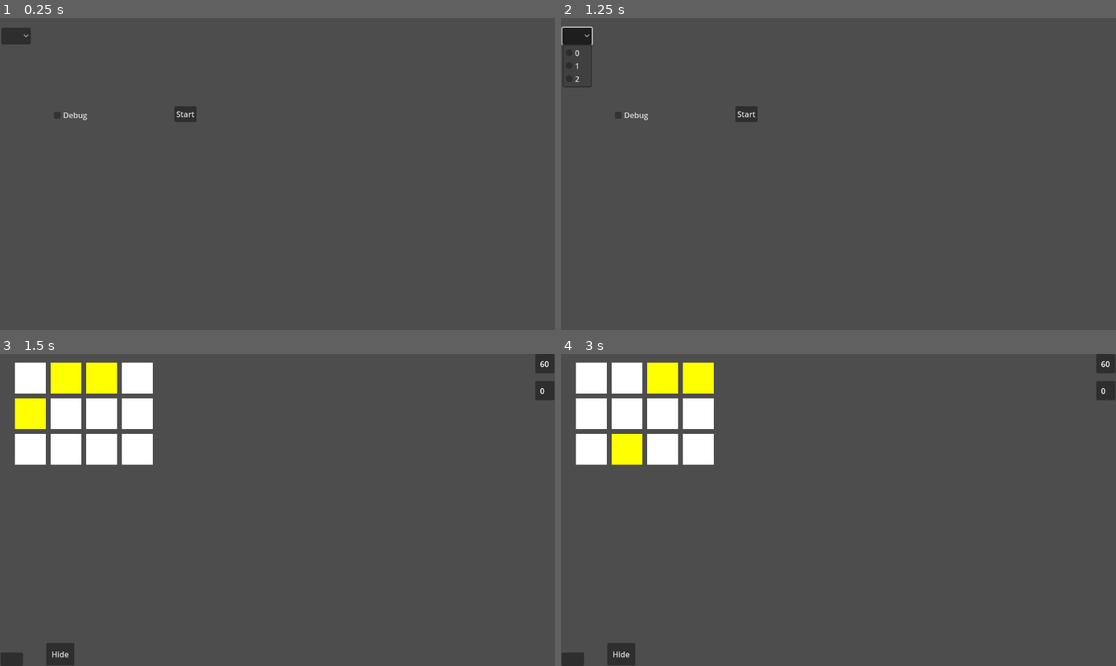
Above: before the commit, frames 1-4 (two rows, left to right).
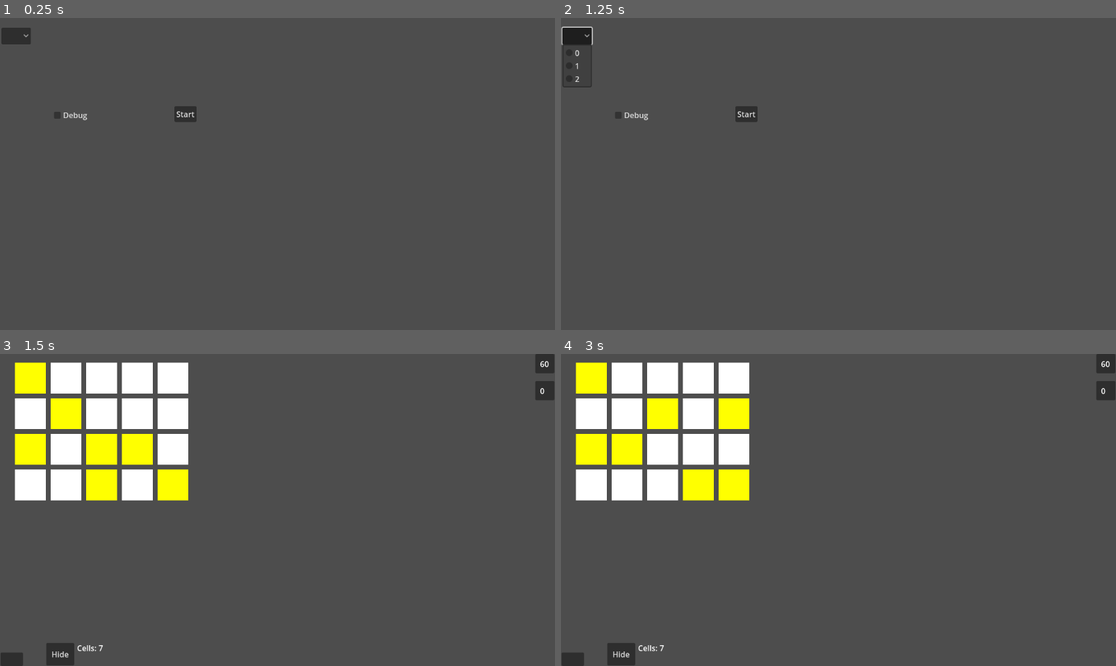
Above: after the commit, the same moments.

Repository: Joen-club/BrainTrainer
Game: Godot game, scene res://RememberCells.tscn
Same seed, same stepped clock (60 frames per second), same inputs: the game is played once before the commit and once after it. The project has no main scene, so this scene is started directly. The engine's default icon, where the game draws it, is replaced by a stand-in: a white triangle on a blue panel in a dark square.
Inputs (mouse positions are in pixels of both pictures, inside the frame that each line leads up to):
- Up to frame 1 (0.25 s): no input
- Up to frame 2 (1.25 s): click (577, 36) at 0.5 s
- Up to frame 3 (1.5 s): click "Start" at 1.25 s
- Up to frame 4 (3 s): click (572, 659) at 2 s; click "Start" at 2.75 s

Frames 1-2 are identical in both runs. In frame 3, 9.0% of the frame differs, in the area x 2-34%, y 2-96%; in frame 4, 7.3%.

Commit message:
Clean up; new game CardComparison

Diff:
--- a/superiorwikium/DataBase.gd
+++ b/superiorwikium/DataBase.gd
@@ -2,8 +2,11 @@
 
 var debug: bool = false
 
+#var file_name: String
+
 #Several nodes access this dict, but each key must be accessed only one time
 var database: Dictionary = {
+	"File_name": null,
 	"Game_mode": null,
 	"Score": null,
 	"Date": null,
@@ -16,8 +19,8 @@
 	if debug: return
 	for i in new_data.keys():
 		if database[i] != null:
+			print_debug(str(database[i])+ " Shoudn't have a value. Has it been accessed multiple times?")
 			breakpoint
-			print_debug(str(database[i])+ " Shoudn't have a value. Has it been accessed multiple times?")
 		database[i] = new_data[i]
 	if database["Date"] == null:
 		get_current_date_time()
@@ -27,7 +30,10 @@
 func get_current_date_time():
 	var date_time = Time.get_datetime_dict_from_system()
 	database["Date"] = str(date_time['year'])+ "-" + str(date_time['month']) +"-" + str(date_time['day'])
-	database["Time"] = str(date_time['hour'])+":"+str(date_time['minute'])
+	var proper_minute: String = str(date_time['minute']) #By default the time "4:01" will be "4:1"
+	if date_time['minute'] < 10:
+		proper_minute = "0" +proper_minute
+	database["Time"] = str(date_time['hour'])+":"+proper_minute
 
 #If all entries have been filled, the Database is ready to be written
 func database_ready() -> bool:
@@ -37,7 +43,7 @@
 	return true
 
 func create_new_entry():
-	var file_path = "user://week1.csv" #Change the name of the file accordingly
+	var file_path = "user://" + database["File_name"] + ".csv" #Change the name of the file accordingly
 	var is_new_file = not FileAccess.file_exists(file_path)
 	var file: FileAccess
 
--- a/superiorwikium/GridMatrix.gd
+++ b/superiorwikium/GridMatrix.gd
@@ -1,36 +1,42 @@
 extends Control
 
-@onready var grid = $Grid
+@onready var grid: GridContainer = $Grid
+@onready var amount_of_clicks_indicator: Label = $AmountOfClicks
 
 var tile_pressed: Callable = _on_tile_pressed
 var chosen_cells: Array = []
 
-var amount_of_clicks: int #How to name it properly?
+var amount_of_clicks: int : set = display_amount_of_clicks #How to name it properly?
 var game_started: bool = false
 
 @export var rows: int = 2
-@export var columns: int = 4
+@export var columns: int = 2
 
 @warning_ignore("unused_signal")
 signal next_grid
 
 signal input_check
 
+func _ready():
+	amount_of_clicks_indicator.text = "Cells: "+ str(amount_of_clicks)
+
 func create_grid(new_level: int):
 	grid = get_child(0)
 	grid.columns = columns
 	check_level(new_level)
-	#columns = new_level #Temp
 	var new_grid: Array = []
 	for cell in rows*columns:
 		new_grid.append(create_new_cell())
 	choose_cells(new_grid, new_level)
 
 func check_level(new_level: int):
-	if new_level > 12: return
-	if new_level % 2 ==0:
-		add_rows()
-	else: add_columns()
+	if new_level <=1: return
+	if new_level > 12: new_level = 12
+	for i in new_level-1:
+		if i % 2 ==0:
+			add_columns()
+		else: add_rows()
+	#if new_level % 2 ==0:
 
 func add_rows():
 	rows += 1
@@ -39,12 +45,19 @@
 	grid.columns +=1
 	columns = grid.columns
 
+func display_amount_of_clicks(value):
+	amount_of_clicks = value
+	if !is_node_ready():
+		return
+
+	amount_of_clicks_indicator.text = "Cells: "+ str(amount_of_clicks)
+
 func choose_cells(new_grid: Array, new_level: int):
 	for k in new_level+1:
 		var chosen_cell = new_grid.find(new_grid.pick_random())
 		new_grid[chosen_cell].modulate = Color(1, 1, 0)
 		chosen_cells.append(new_grid.pop_at(chosen_cell))
-	amount_of_clicks = chosen_cells.size()
+	self.amount_of_clicks = chosen_cells.size()
 
 func create_new_cell() -> TextureButton:
 	var new_tile = TextureButton.new()
@@ -53,7 +66,7 @@
 	grid.add_child(new_tile)
 	return new_tile
 
-func _on_tile_pressed(tile):
+func _on_tile_pressed(tile: TextureButton):
 	if !game_started: return
 	if tile.modulate != Color(1, 1, 1): return
 
@@ -64,13 +77,16 @@
 		tile.modulate = Color(1, 0, 0)
 		emit_signal("input_check", false)
 		"""-points"""
+	tile.texture_hover = null
 
-	amount_of_clicks -=1
+	self.amount_of_clicks -= 1
 	if amount_of_clicks <= 0:
 		game_started = false
 		emit_signal("next_grid")
 
 func hide_cells() -> void:
+	for i in grid.get_children():
+		i.texture_hover = load("res://Assets/TileSelected.png")
 	for k in chosen_cells:
 		k.modulate = Color(1,1,1)
 
--- a/superiorwikium/RememberCells.tscn
+++ b/superiorwikium/RememberCells.tscn
@@ -29,7 +29,8 @@
 mouse_filter = 2
 script = ExtResource("1_4kpxh")
 grid = ExtResource("2_x524u")
-level = 2
+level_initial = 6
+file_name = "cells"
 
 [node name="HUD" parent="Main/RememberCellsManager" instance=ExtResource("3_22o4q")]
 
--- /dev/null
+++ b/superiorwikium/card_manager.gd
@@ -0,0 +1,47 @@
+extends Control
+"""Прогрессирующая сложность"""
+@export var card: PackedScene
+@export var seeds: Array = [1,2,3]
+
+@onready var card_container = $HBoxContainer
+@onready var HUD = $HUD
+
+var values: Dictionary = {"Left": 0,
+						"Right": 0}
+
+var correct_input: String
+
+func start(settings: Dictionary):
+	if settings["Seed"] != 0:
+		seed(settings["Seed"])
+	new_cycle()
+	HUD.start()
+
+func new_cycle():
+	for child in card_container.get_children():
+		child.queue_free()
+	create_card("Left")
+	create_card("Right")
+	determine_greater_value()
+
+func create_card(left_right: String):
+	var new_card = card.instantiate()
+	card_container.add_child(new_card)
+	values[left_right] = new_card.value
+
+func determine_greater_value():
+	if values['Left'] > values['Right']:
+		correct_input = "Left"
+	else: correct_input = "Right"
+
+func _input(event: InputEvent) -> void:
+	for action in values.keys(): #Only registering the necessary inputs
+		if event.is_action_pressed(action):
+			if action == correct_input:
+				HUD.adjust_score(200)
+			else: HUD.adjust_score(-200)
+			new_cycle()
+
+func end(_finished: bool = false) -> void:
+	for i in card_container.get_children():
+		i.queue_free()
--- /dev/null
+++ b/superiorwikium/card_manager.tscn
@@ -0,0 +1,31 @@
+[gd_scene load_steps=3 format=3 uid="uid://cmbjyk2nmghqe"]
+
+[ext_resource type="Script" path="res://card_manager.gd" id="1_3lti1"]
+[ext_resource type="PackedScene" uid="uid://cuc1eebk3p4ar" path="res://value_container.tscn" id="2_2kwn6"]
+
+[node name="CardManager" type="Control"]
+layout_mode = 3
+anchors_preset = 15
+anchor_right = 1.0
+anchor_bottom = 1.0
+grow_horizontal = 2
+grow_vertical = 2
+mouse_filter = 2
+script = ExtResource("1_3lti1")
+card = ExtResource("2_2kwn6")
+
+[node name="HBoxContainer" type="HBoxContainer" parent="."]
+layout_mode = 1
+anchors_preset = 8
+anchor_left = 0.5
+anchor_top = 0.5
+anchor_right = 0.5
+anchor_bottom = 0.5
+offset_left = -320.0
+offset_top = -106.0
+offset_right = 302.0
+offset_bottom = 128.0
+grow_horizontal = 2
+grow_vertical = 2
+mouse_filter = 2
+theme_override_constants/separation = 500
--- /dev/null
+++ b/superiorwikium/card_settings.gd
@@ -0,0 +1,11 @@
+extends Settings
+
+var seeds: Dictionary = {
+	0: 0,
+	1: 1,
+	2: 2,
+	3: 3
+}
+
+func _ready() -> void:
+	setting_dicts = {"Seed": seeds}
--- /dev/null
+++ b/superiorwikium/compare_cards.tscn
@@ -0,0 +1,40 @@
+[gd_scene load_steps=6 format=3 uid="uid://78jsc2bd8il8"]
+
+[ext_resource type="PackedScene" uid="uid://cevyu3kf8tcsh" path="res://SceneHead.tscn" id="1_y1f7s"]
+[ext_resource type="PackedScene" uid="uid://cmbjyk2nmghqe" path="res://card_manager.tscn" id="2_76ahc"]
+[ext_resource type="PackedScene" uid="uid://bfrlfwoa4xm7k" path="res://hud.tscn" id="3_3hfwm"]
+[ext_resource type="PackedScene" uid="uid://cxwbbpcqemok2" path="res://Settings.tscn" id="3_oag24"]
+[ext_resource type="Script" path="res://card_settings.gd" id="4_iiyao"]
+
+[node name="CompareCards" type="Node"]
+
+[node name="Main" parent="." instance=ExtResource("1_y1f7s")]
+settings_path = NodePath("Settings")
+game_manager_path = NodePath("CardManager")
+
+[node name="CardManager" parent="Main" instance=ExtResource("2_76ahc")]
+visible = false
+
+[node name="HUD" parent="Main/CardManager" instance=ExtResource("3_3hfwm")]
+time_remains_default = 4
+
+[node name="Settings" parent="Main" instance=ExtResource("3_oag24")]
+mouse_filter = 2
+script = ExtResource("4_iiyao")
+settings = {
+"Seed": 0
+}
+
+[node name="OptionButton" parent="Main/Settings" index="0"]
+mouse_filter = 1
+selected = 0
+item_count = 4
+popup/item_0/text = "Random"
+popup/item_3/text = "3"
+popup/item_3/id = 3
+
+[connection signal="time_is_up" from="Main/CardManager/HUD" to="Main/CardManager" method="end"]
+[connection signal="item_selected" from="Main/Settings/OptionButton" to="Main/Settings" method="_on_item_selected" binds= ["Seed"]]
+
+[editable path="Main"]
+[editable path="Main/Settings"]
--- a/superiorwikium/game_manager.gd
+++ b/superiorwikium/game_manager.gd
@@ -4,6 +4,7 @@
 
 ##Contains random objects (e.g. two types of submarines)
 @export var executables: Array
+@export var file_name: String = "week1"
 
 @onready var HUD: Control = $HUD
 @onready var game_mode_manager = $GameModeManager
@@ -47,7 +48,7 @@
 #Can be emitted by either a call from a main node or a signal from the HUD
 func end(finished: bool = false):
 	if finished:
-		game_mode_manager.deliver_data()
+		game_mode_manager.deliver_data(file_name)
 		game_mode_manager.end() #Stops the timer when the HUD signal is emitted
 
 	if my_boat == null: return
--- a/superiorwikium/game_mod_manager.gd
+++ b/superiorwikium/game_mod_manager.gd
@@ -47,5 +47,5 @@
 		game_modes.erase(game_mode) #Current mode can not be chosen
 		setup_mode(game_modes.pick_random(), mixed_mode)
 
-func deliver_data():
-	DataBase.gather_data({"Game_mode": "mixed"}) if mixed_mode else DataBase.gather_data({"Game_mode": game_mode})
+func deliver_data(file_name: String):
+	DataBase.gather_data({"Game_mode": "mixed", "File_name": file_name}) if mixed_mode else DataBase.gather_data({"Game_mode": game_mode, "File_name": file_name})
--- a/superiorwikium/main.gd
+++ b/superiorwikium/main.gd
@@ -28,6 +28,7 @@
 func _on_main_menu_pressed() -> void:
 	propagate_call("end") #end() informs all the necessary members that session has been stopped
 	change_visibility()
+	DataBase.clear_database() #Temporary
 
 #Database will not gather info about session if toggled_on = true
 func _on_debug_toggled(toggled_on: bool) -> void:
--- a/superiorwikium/remember_cells.gd
+++ b/superiorwikium/remember_cells.gd
@@ -3,7 +3,9 @@
 """Add main node, set up HUD."""
 
 @export var grid: PackedScene
-@export var level: int = 10
+@export var level_initial: int = 1
+@export var file_name: String = "week1"
+var level: int
 
 @onready var HUD = $HUD
 
@@ -12,15 +14,24 @@
 var create_next_grid: Callable = _on_next_grid
 
 func start(_new_settings: Dictionary) -> void:
+	level = level_initial
+	#var row: int = 0
+	#var column: int = 0
+	#for  i in level-2:
+		#if level <=0: break
+		#if i %2 == 0:
+			#row +=1
+		#else: column +=1
+		#print([2+row, 2+column])
 	create_new_grid()
 	HUD.start()
 
-func create_new_grid(prev_specs: Array =[]) -> void:
+func create_new_grid() -> void:
 	var new_grid = grid.instantiate()
 
-	if prev_specs.size() != 0:
-		new_grid.rows = prev_specs[0]
-		new_grid.columns = prev_specs[1]
+	#if prev_specs.size() != 0:
+		#new_grid.rows = prev_specs[0]
+		#new_grid.columns = prev_specs[1]
 
 	new_grid.create_grid(level)
 	new_grid.connect("input_check", input_received)
@@ -29,16 +40,17 @@
 	add_child(new_grid)
 
 func _on_next_grid() -> void:
-	var prev_specs = [current_grid.rows, current_grid.columns]
+	#var prev_specs = [current_grid.rows, current_grid.columns]
 	level += 1
-	print(level)
+	#print(level)
 
 	"""Add animations"""
 	await get_tree().create_timer(0.5).timeout
-	current_grid.queue_free()
+	if current_grid != null:
+		current_grid.queue_free()
 	await get_tree().create_timer(0.5).timeout
 
-	create_new_grid(prev_specs)
+	create_new_grid()
 
 func _on_hide_cells_pressed() -> void:
 	if current_grid == null: return
@@ -54,5 +66,8 @@
 	else:
 		HUD.adjust_score(100 + level*10)
 
-func end(_finished: bool = false):
-	current_grid.queue_free()
+func end(finished: bool = false):
+	if current_grid != null:
+		current_grid.queue_free()
+	if finished:
+		DataBase.gather_data({"Game_mode": "default", "File_name": file_name})
--- a/superiorwikium/remember_cells_grid.tscn
+++ b/superiorwikium/remember_cells_grid.tscn
@@ -26,4 +26,11 @@
 offset_bottom = 647.0
 text = "Hide"
 
+[node name="AmountOfClicks" type="Label" parent="."]
+layout_mode = 0
+offset_left = 160.0
+offset_top = 599.0
+offset_right = 335.0
+offset_bottom = 646.0
+
 [connection signal="pressed" from="HideCells" to="." method="hide_cells"]
--- /dev/null
+++ b/superiorwikium/value_container.gd
@@ -0,0 +1,103 @@
+extends Control
+
+@onready var expression = $Expression
+var value: float
+
+func  _ready() -> void:
+	var k =generate_expression(1,3)
+	expression.text = k
+	value = evaluate_expression(k)
+
+func generate_expression(
+	min_operations = 2,
+	max_operations = 4,
+	mult_range = 10,
+	add_sub_range = 100,
+	div_range = 10
+	) -> String:
+	"""
+	Generates a random mathematical expression as a string.
+
+	Parameters:
+	min_operations (int): Minimum number of operations in the expression.
+	max_operations (int): Maximum number of operations in the expression.
+	mult_range (int): Maximum value for multiplication operands if 'use_hard_multiplication' is False.
+	add_sub_range (int): Maximum value for addition and subtraction operands.
+	div_range (int): Maximum value for division denominators.
+
+	Returns:
+	String: A mathematical expression in string format.
+	"""
+
+	# Determine the number of operations to include in the expression.
+	var num_operations = randi() % (max_operations - min_operations + 1) + min_operations
+
+	var numbers = []    # List to store numbers in the expression.
+	var operators = []  # List to store operators in the expression.
+	var operator_list = ['+', '-', '*', '/']  # Available operators.
+
+	# Seed the random number generator for randomness.
+	#randomize() #Not needed
+
+	# Generate random operators for the expression.
+	for i in range(num_operations):
+		var op = operator_list[randi() % operator_list.size()]
+		operators.append(op)
+
+	# Generate the first number.
+	# Since we don't know the first operator yet, we use the addition/subtraction range.
+	var num = randi() % add_sub_range + 1
+	numbers.append(num)
+
+	# Generate subsequent numbers based on the preceding operator.
+	for i in range(num_operations):
+		var op = operators[i]
+
+		if op == '/':
+			# Generate a denominator between 1 and div_range.
+			var denom = randi() % div_range + 1
+
+			# Ensure the numerator (previous number) is a multiple of the denominator.
+			var multiplier = randi() % 10 + 1  # Multiplier between 1 and 10.
+			var numerator = denom * multiplier
+
+			# Replace the previous number (numerator) with the adjusted value.
+			numbers[i] = numerator
+			numbers.append(denom)
+
+		elif op == '*':
+			# Handle multiplication operands.
+			# Limit numbers to a smaller range for easier multiplication.
+			num = randi() % mult_range + 1
+			numbers.append(num)
+		else:
+			# For addition and subtraction, use numbers within the specified range.
+			num = randi() % add_sub_range + 1
+			numbers.append(num)
+
+	# Build the expression string by interleaving numbers and operators.
+	var expr_parts = []
+	for i in range(num_operations):
+		expr_parts.append(str(numbers[i]))     # Append the current number.
+		expr_parts.append(operators[i])        # Append the current operator.
+
+	# Append the last number after the loop ends.
+	expr_parts.append(str(numbers[num_operations]))
+
+	# Combine all parts into a single string.
+	var expr_str = ' '.join(expr_parts)
+	return expr_str
+
+func evaluate_expression(expr_str: String) -> float:
+	var expr = Expression.new()
+	var err = expr.parse(expr_str)
+	if err != OK:
+		push_error("Parse error: " + expr.get_error_text())
+		print(expr_str)
+		return 0.0
+	var result = expr.execute()
+	if expr.has_execute_failed():
+		push_error("Execution error: " + expr.get_error_text())
+		print(expr_str)
+		return 0.0
+	return result
--- /dev/null
+++ b/superiorwikium/value_container.tscn
@@ -0,0 +1,41 @@
+[gd_scene load_steps=2 format=3 uid="uid://cuc1eebk3p4ar"]
+
+[ext_resource type="Script" path="res://value_container.gd" id="1_0ml58"]
+
+[node name="ValueContainer" type="Control"]
+layout_mode = 3
+anchors_preset = 14
+anchor_top = 0.5
+anchor_right = 1.0
+anchor_bottom = 0.5
+offset_right = -936.0
+offset_bottom = 74.0
+grow_horizontal = 2
+grow_vertical = 2
+size_flags_horizontal = 4
+size_flags_vertical = 4
+script = ExtResource("1_0ml58")
+
+[node name="Panel" type="Panel" parent="."]
+layout_mode = 1
+anchors_preset = 15
+anchor_right = 1.0
+anchor_bottom = 1.0
+grow_horizontal = 2
+grow_vertical = 2
+
+[node name="Expression" type="Label" parent="."]
+layout_mode = 1
+anchors_preset = 8
+anchor_left = 0.5
+anchor_top = 0.5
+anchor_right = 0.5
+anchor_bottom = 0.5
+offset_left = -60.5
+offset_top = -30.5
+offset_right = 60.5
+offset_bottom = 30.5
+grow_horizontal = 2
+grow_vertical = 2
+horizontal_alignment = 1
+vertical_alignment = 1
Binary file added: superiorwikium/Assets/TileSelected.png
Not shown, added: superiorwikium/Assets/TileSelected.png.import
